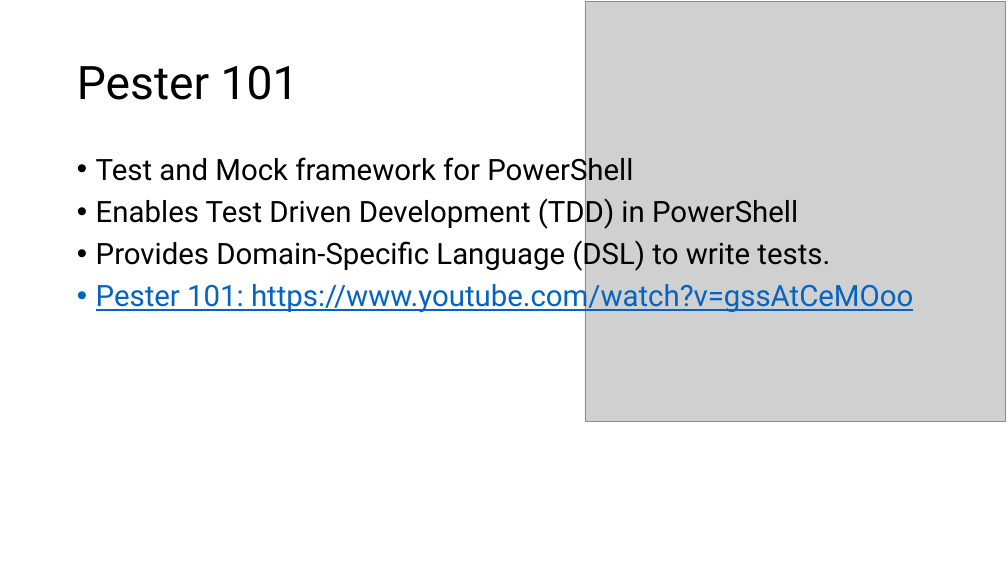
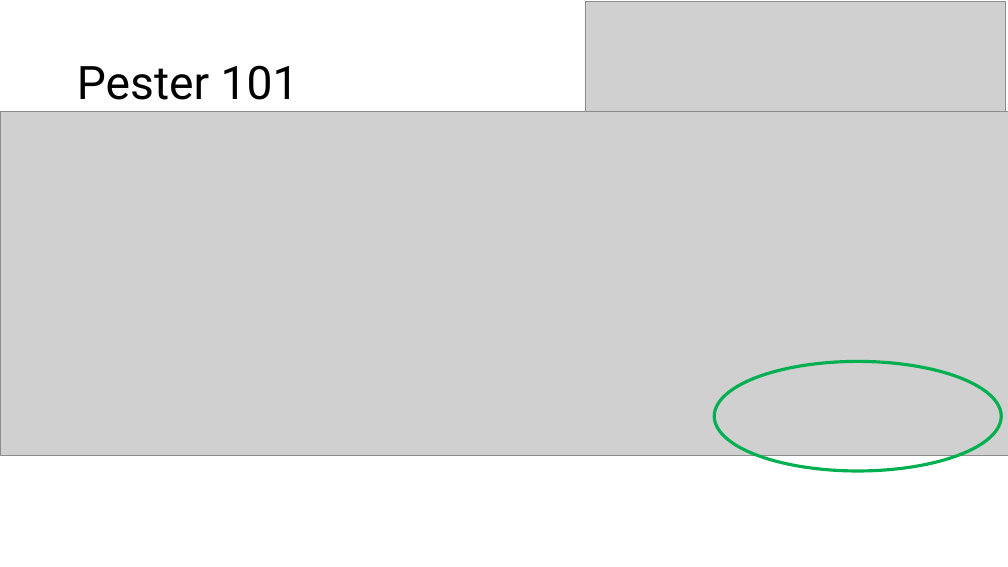
Before and after one commit to rchaganti/Presentations, a slide deck: slide 7 of psconfAsia2018/DSC-Workshop/PSConf_Asia-DSC_OVF.pptx (slide 6 before the commit). Drawn at 1008x567 pixels with LibreOffice and Linux fonts; fonts in the diff are those of the drawing; grey boxes stand for pictures. Boxes give left, top, right and bottom in pixels: in the first picture for what was removed or moved away, otherwise in the second. Text is boxed around its words. In the diff, an @@ line names an element or a change of style, - is before the commit and + after.

```diff
--- a/psconfAsia2018/DSC-Workshop/PSConf_Asia-DSC_OVF.pptx
+++ b/psconfAsia2018/DSC-Workshop/PSConf_Asia-DSC_OVF.pptx
@@ picture added at box(0, 111, 1008, 455) @@
@@ text removed at box(96, 152, 913, 314) @@
-• Test and Mock framework for PowerShell
-• Enables Test Driven Development (TDD) in PowerShell
-• Provides Domain-Specific Language (DSL) to write tests.
-• Pester 101: https://www.youtube.com/watch?v=gssAtCeMOoo
@@ ellipse added at box(715, 361, 1002, 471), outline #00B050 3 pt @@
```
Also in this commit, not shown: 1 slide added, 4 other files.
